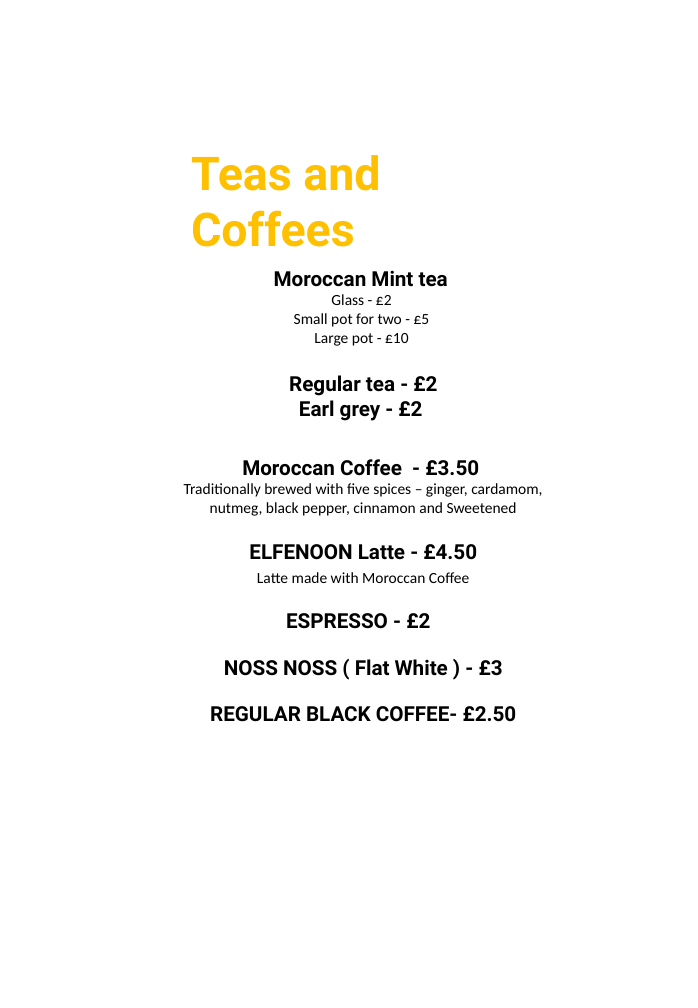
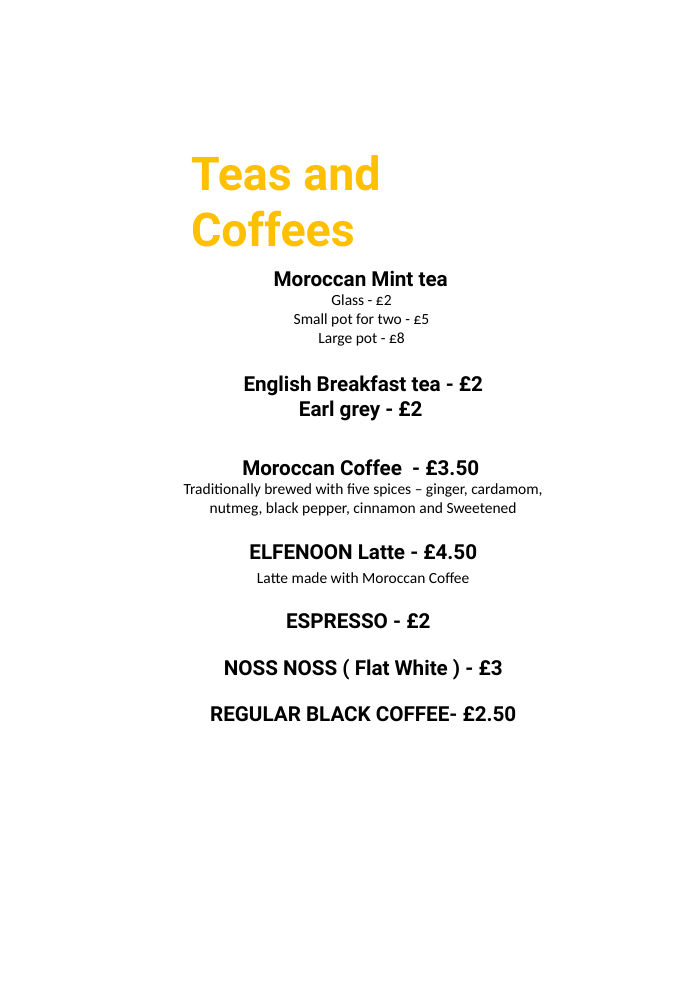
Before and after one commit to faridelaouadi/ElFenoon, a slide deck: slide 1 of other/teasCoffees.pptx. Drawn at 698x1008 pixels with LibreOffice and Linux fonts; fonts in the diff are those of the drawing. Boxes give left, top, right and bottom in pixels: in the first picture for what was removed or moved away, otherwise in the second. Text is boxed around its words. In the diff, an @@ line names an element or a change of style, - is before the commit and + after.

```diff
--- a/other/teasCoffees.pptx
+++ b/other/teasCoffees.pptx
@@ text at (244, 332, 483, 396): text changed @@
-Large pot - £10
-Regular tea - £2
+Large pot - £8
+English Breakfast tea - £2
```
Also in this commit, not shown: 21 other files.
